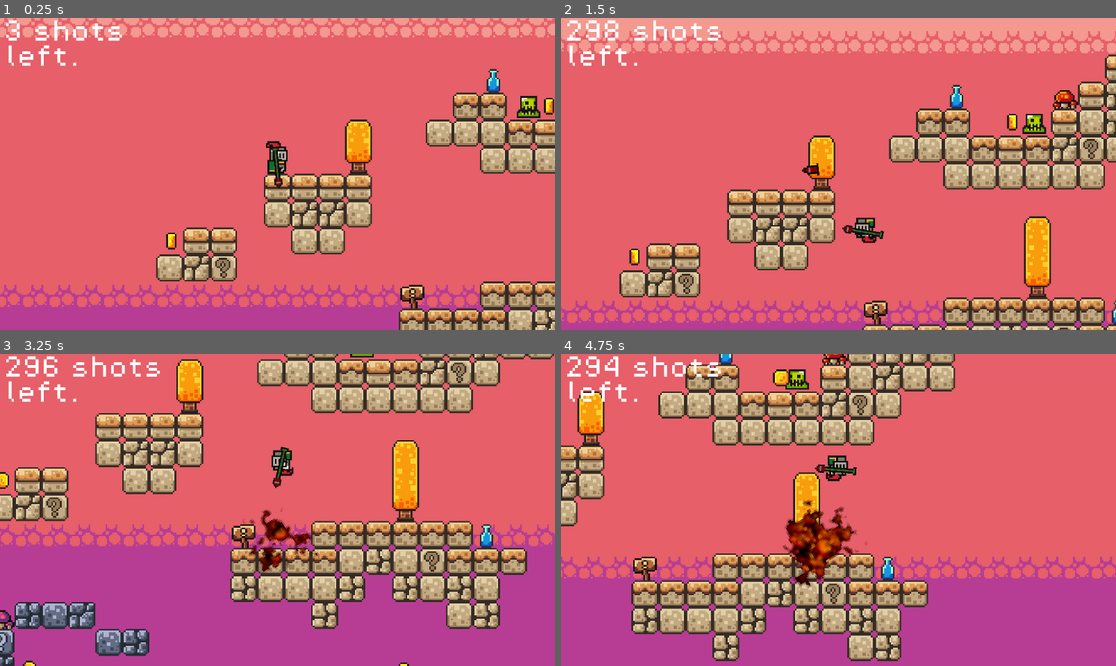
Above: before the commit, frames 1-4 (two rows, left to right).
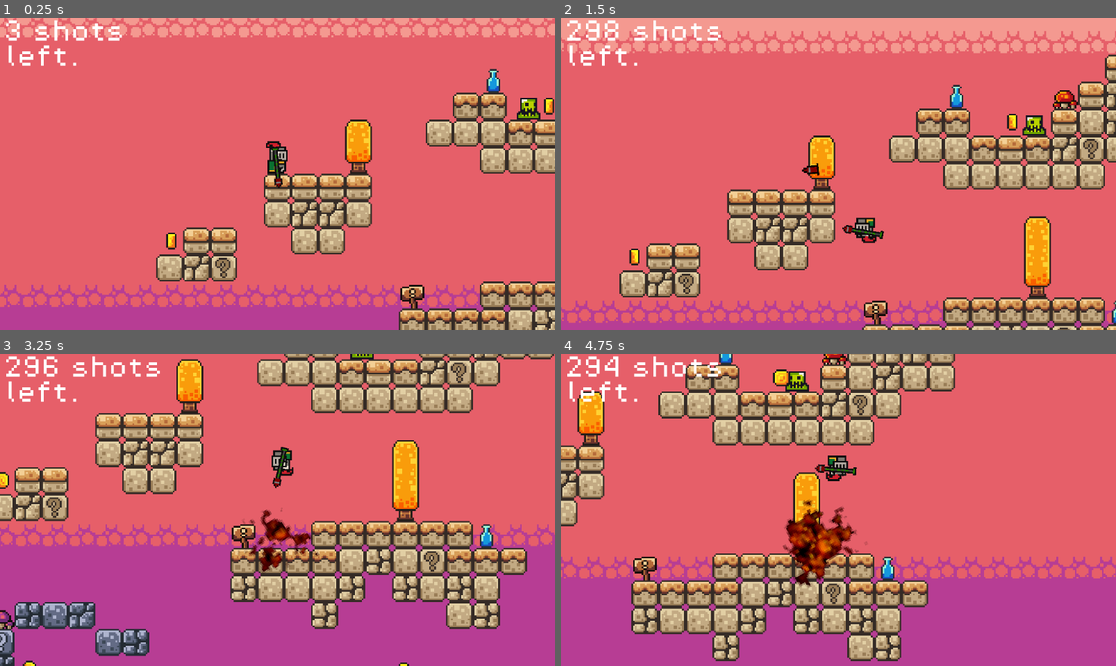
Above: after the commit, the same moments.

Repository: mini368/projektinisdarbas
Game: Godot game, scene res://scenes/level_3.tscn
Two runs of this game, one before a commit and one after it. Both use one fixed random seed, a clock stepped at 60 frames per second and the inputs below. This scene is started directly instead of the project's main scene.
Inputs (mouse positions are in pixels of both pictures, inside the frame that each line leads up to):
- Up to frame 1 (0.25 s): no input
- Up to frame 2 (1.5 s): move the mouse to (838, 167) at 0.52 s; hold D (right) from 0.53 s (still down); click (838, 167) at 0.6 s; tap Space (jump) at 0.77 s; move the mouse to (727, 189) at 1.27 s; click (727, 189) at 1.35 s
- Up to frame 3 (3.25 s): tap Space (jump) at 1.52, 3.02 s; move the mouse to (333, 441) at 2.02 s; release D (right) at 2.03 s; hold A (left) 2.03-2.78 s; click (333, 441) at 2.1 s; move the mouse to (249, 572) at 2.77 s; hold D (right) from 2.78 s (still down); click (249, 572) at 2.85 s
- Up to frame 4 (4.75 s): move the mouse to (1005, 556) at 3.52 s; click (1005, 556) at 3.6 s; tap Space (jump) at 3.77, 4.52 s; move the mouse to (672, 463) at 4.27 s; release D (right) at 4.28 s; hold A (left) from 4.28 s (still down); click (672, 463) at 4.35 s

The runs differ from the first frame. In frame 1, 0.2% of the frame differs, in the area x 93-98%, y 24-33%; in frame 2, 0.2%; in frame 3, less than 0.1%; in frame 4, 0.2%.

Commit message:
slime hitbox

Diff:
--- a/fun/scenes/level_3.tscn
+++ b/fun/scenes/level_3.tscn
@@ -215,6 +215,9 @@
 
 [sub_resource type="WorldBoundaryShape2D" id="WorldBoundaryShape2D_vcx5n"]
 
+[sub_resource type="RectangleShape2D" id="RectangleShape2D_wae8j"]
+size = Vector2(8, 11)
+
 [node name="Level_3" type="Node2D"]
 
 [node name="CanvasLayer" type="CanvasLayer" parent="."]
@@ -287,4 +290,10 @@
 shape = SubResource("WorldBoundaryShape2D_vcx5n")
 
 [node name="Slime" parent="." instance=ExtResource("6_p6vls")]
-position = Vector2(144, -34)
+position = Vector2(144, -33)
+
+[node name="Killzone2" parent="Slime" instance=ExtResource("5_p6vls")]
+
+[node name="CollisionShape2D" type="CollisionShape2D" parent="Slime/Killzone2"]
+position = Vector2(0, -5.5)
+shape = SubResource("RectangleShape2D_wae8j")
Not shown: 1 places in fun/scenes/level_3.tscn that only renumber resources
